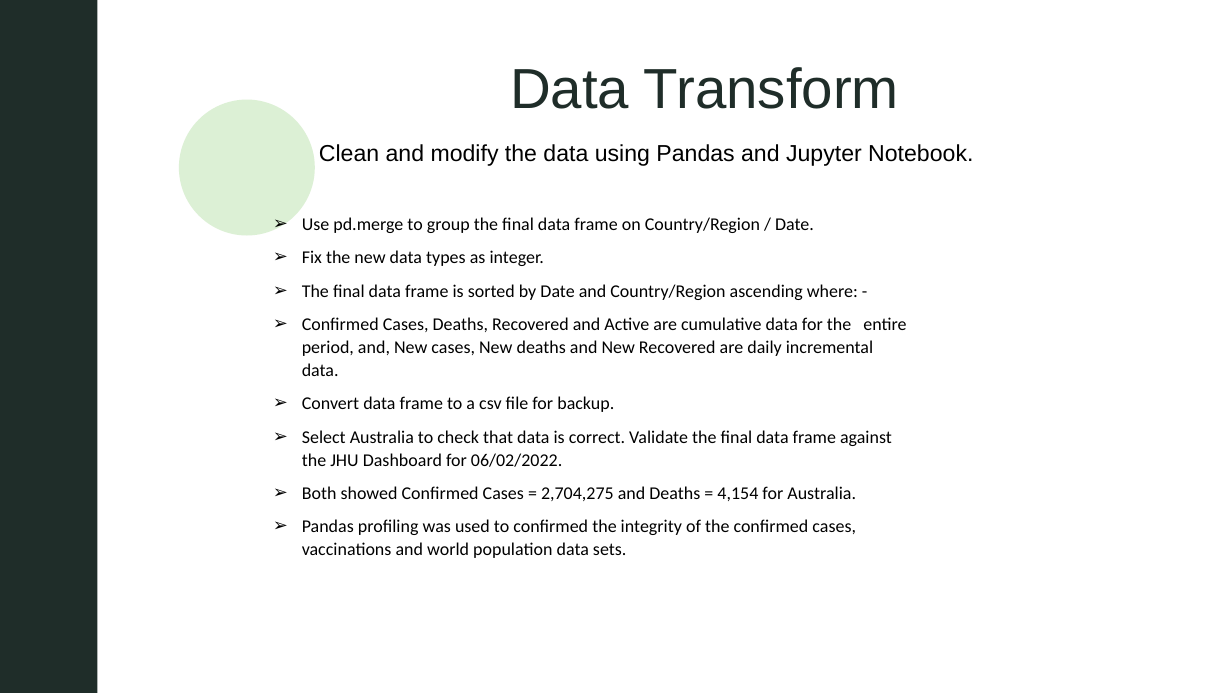
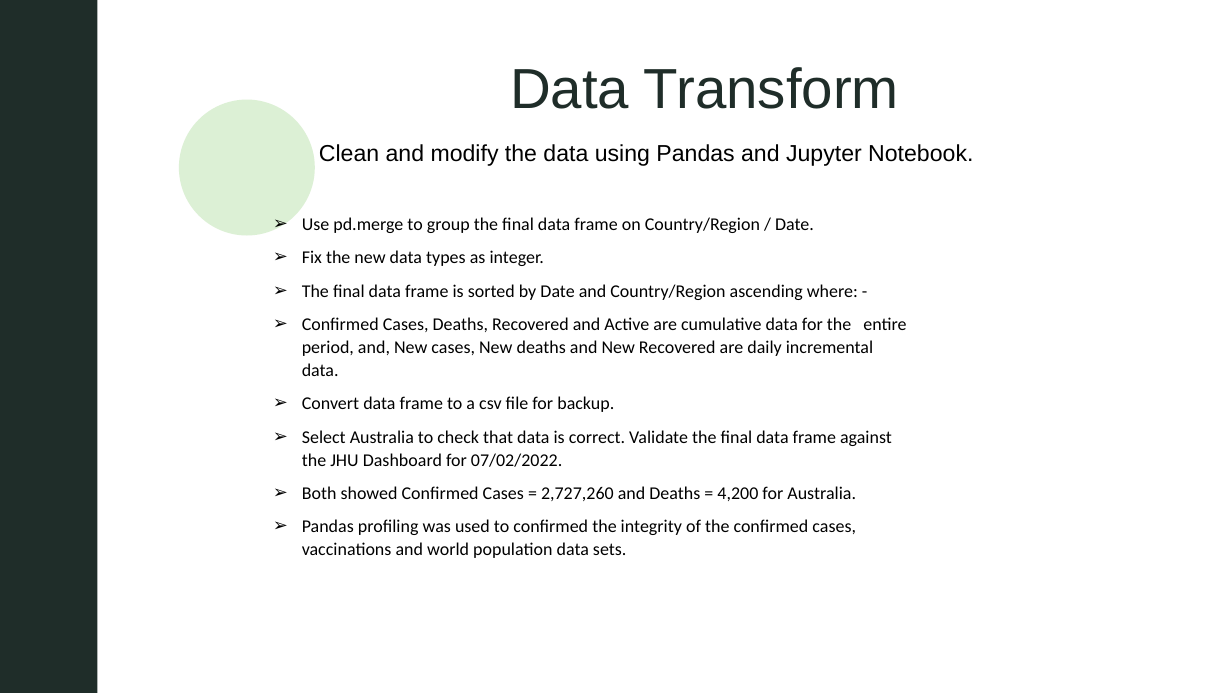
Before and after one commit to MikeMurf/ETL-Project-0, a slide deck: slide 8 of 13-project-2/Project_2.pptx. Drawn at 1232x693 pixels with LibreOffice and Linux fonts; fonts in the diff are those of the drawing; grey boxes stand for pictures; background and template pictures are left out. Boxes give left, top, right and bottom in pixels: in the first picture for what was removed or moved away, otherwise in the second. Text is boxed around its words. In the diff, an @@ line names an element or a change of style, - is before the commit and + after.

```diff
--- a/13-project-2/Project_2.pptx
+++ b/13-project-2/Project_2.pptx
@@ text at [302,430,892,501]: text changed @@
-➢ Select Australia to check that data is correct. Validate the final data frame against the JHU Dashboard for 06/02/2022.
-➢ Both showed Confirmed Cases = 2,704,275 and Deaths = 4,154 for Australia.
+➢ Select Australia to check that data is correct. Validate the final data frame against the JHU Dashboard for 07/02/2022.
+➢ Both showed Confirmed Cases = 2,727,260 and Deaths = 4,200 for Australia.
```
Also in this commit, not shown: 5 other slides changed, 4 other files.
